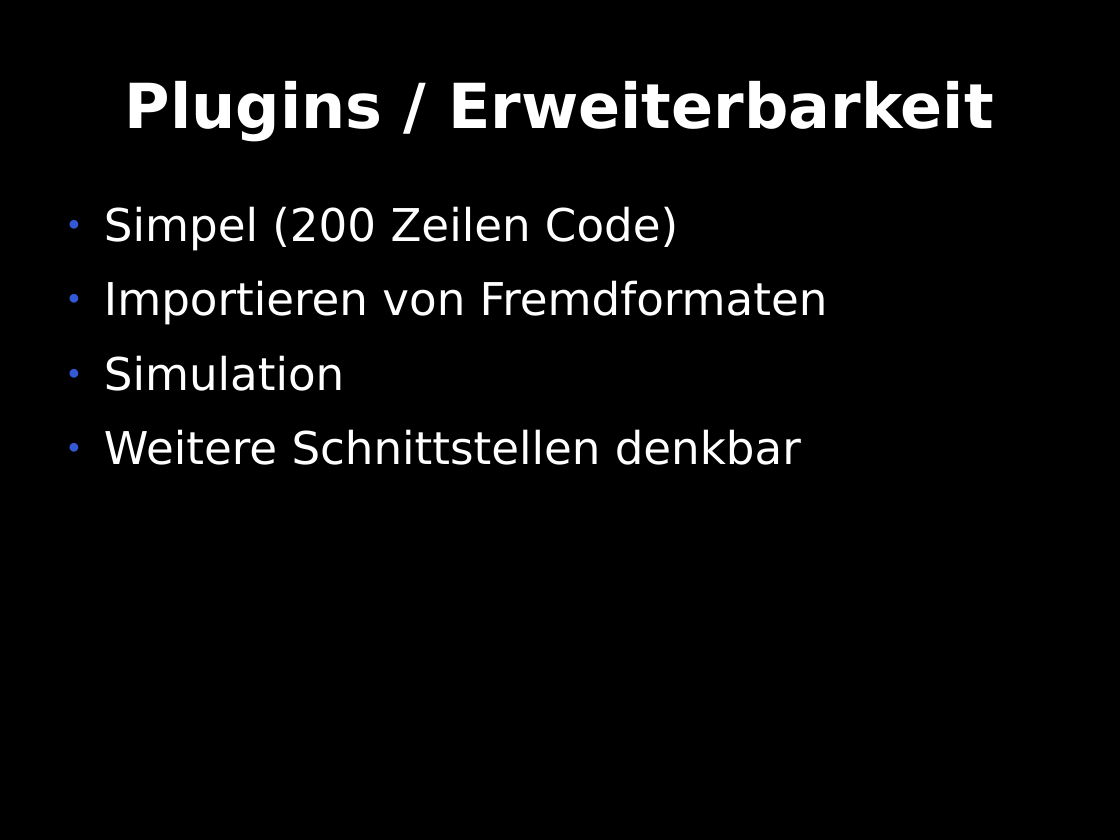
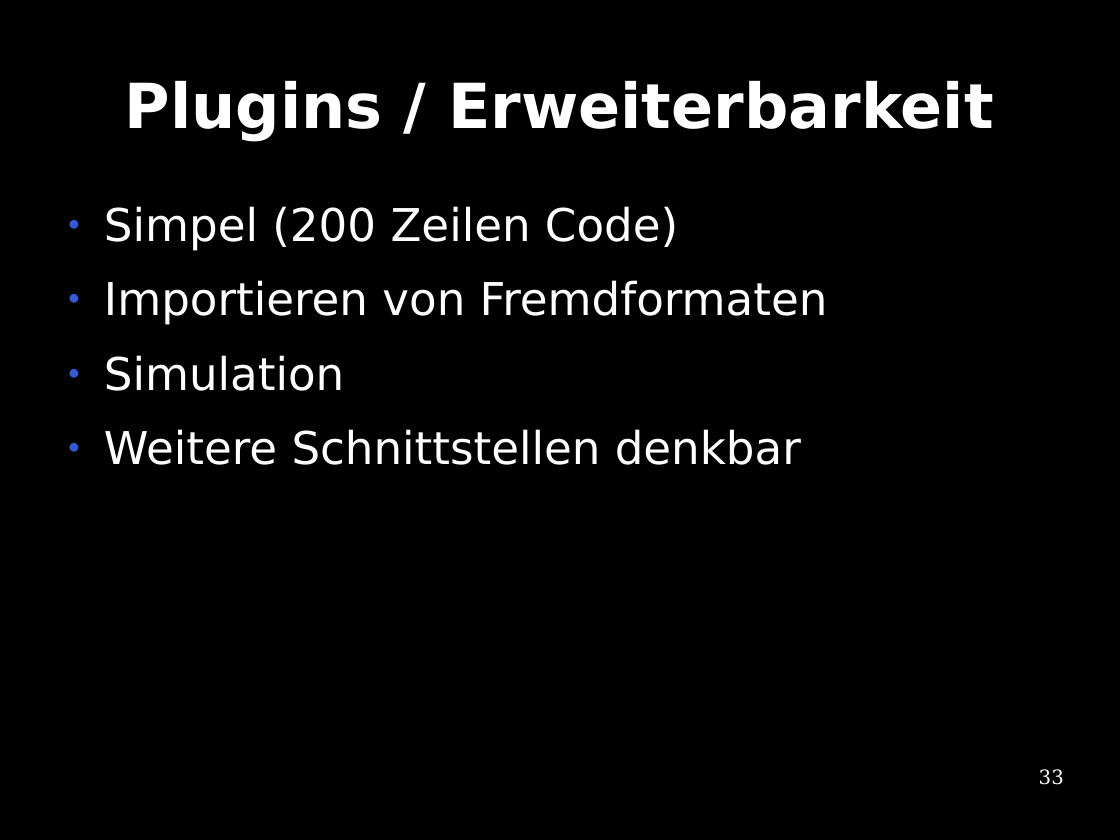
Before and after one commit to te-bachi/SimulationDoc, a slide deck: slide 33 of präsentation/Präsentation.odp (slide 24 before the commit). Drawn at 1120x840 pixels with LibreOffice and Linux fonts; fonts in the diff are those of the drawing. Boxes give left, top, right and bottom in pixels: in the first picture for what was removed or moved away, otherwise in the second. Text is boxed around its words. In the diff, an @@ line names an element or a change of style, - is before the commit and + after.

```diff
--- a/präsentation/Präsentation.odp
+++ b/präsentation/Präsentation.odp
@@ page number added at (1039,769,1064,785), 14 pt, text #FFFFFF @@
+33
```
Also in this commit, not shown: 13 other slides changed, 15 slides added, 6 slides removed.
